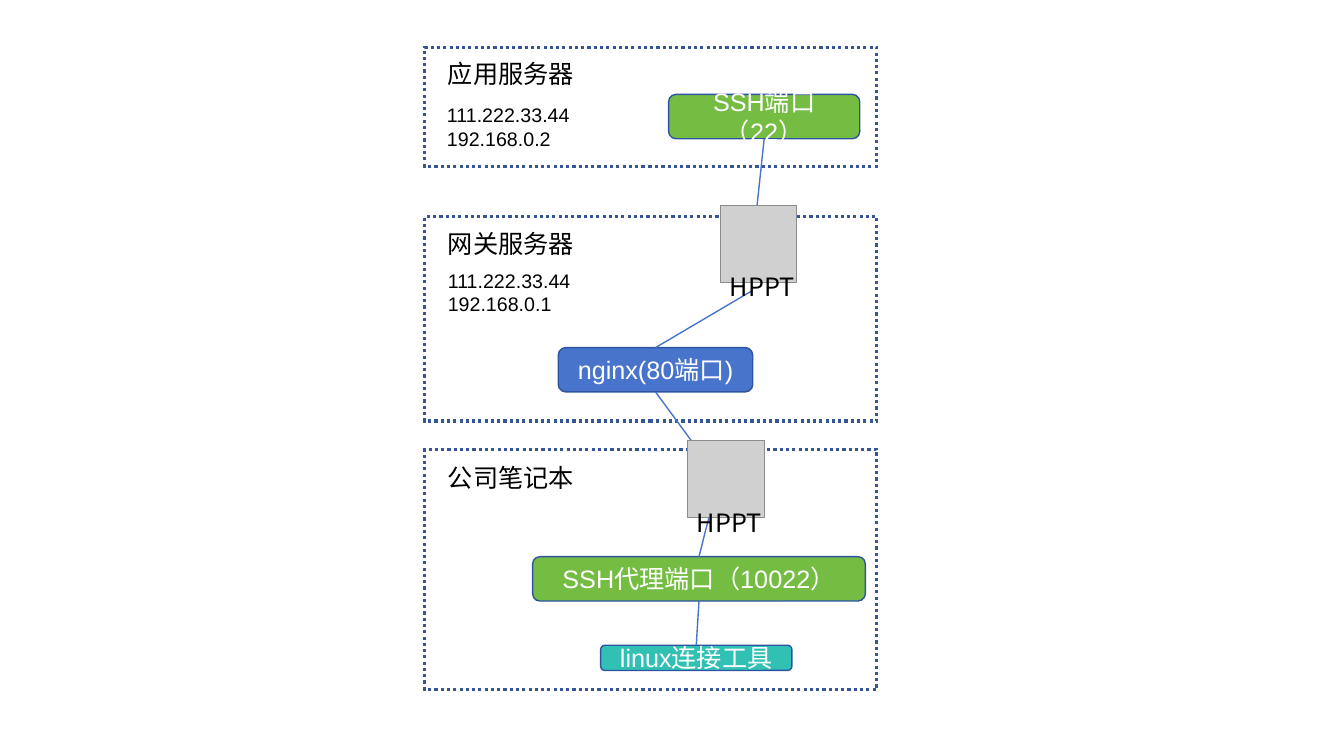
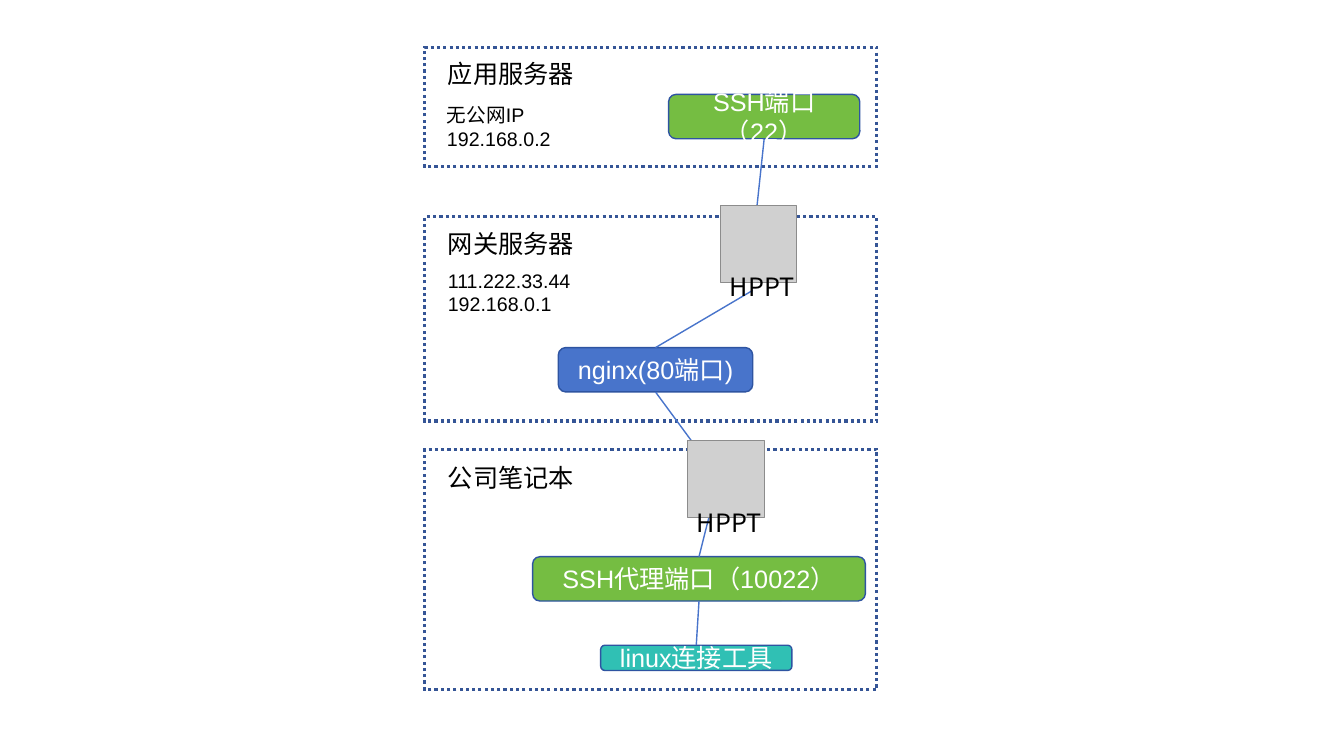
Before and after one commit to codingmiao/hppt, a slide deck: slide 5 of _doc/readme.pptx. Drawn at 1344x756 pixels with LibreOffice and Linux fonts; fonts in the diff are those of the drawing; grey boxes stand for pictures. Boxes give left, top, right and bottom in pixels: in the first picture for what was removed or moved away, otherwise in the second. Text is boxed around its words. In the diff, an @@ line names an element or a change of style, - is before the commit and + after.

```diff
--- a/_doc/readme.pptx
+++ b/_doc/readme.pptx
@@ text at bbox=[447, 106, 524, 124]: text changed @@
-111.222.33.44
+无公网IP
```
Also in this commit, not shown: 2 other files.
